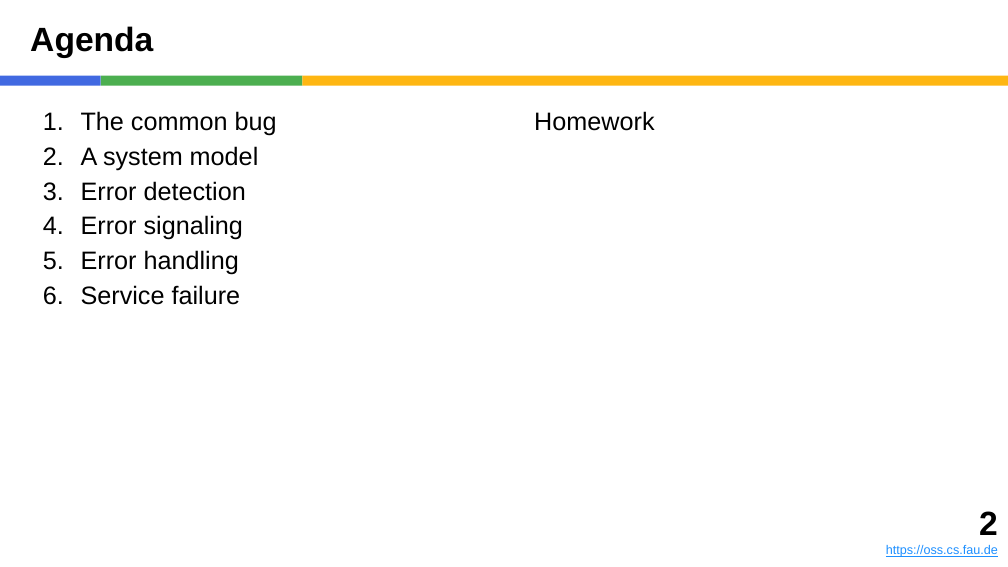
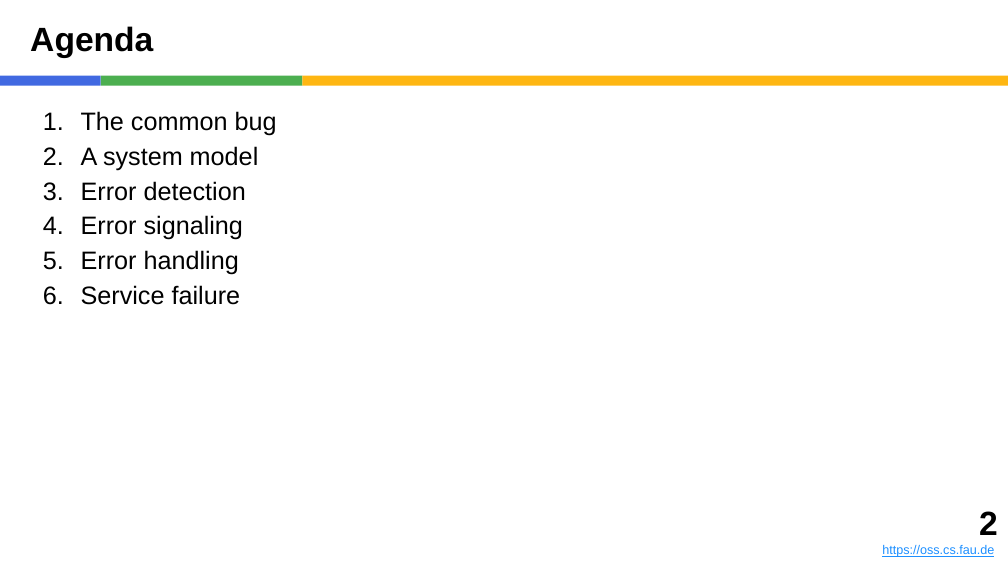
Before and after one commit to dirkriehle/adap-course, a slide deck: slide 2 of Lecture slides/ADAP B05 - Error and Exception Handling.pptx. Drawn at 1008x567 pixels with LibreOffice and Linux fonts; fonts in the diff are those of the drawing. Boxes give left, top, right and bottom in pixels: in the first picture for what was removed or moved away, otherwise in the second. Text is boxed around its words. In the diff, an @@ line names an element or a change of style, - is before the commit and + after.

```diff
--- a/Lecture slides/ADAP B05 - Error and Exception Handling.pptx
+++ b/Lecture slides/ADAP B05 - Error and Exception Handling.pptx
@@ text removed at (x1=534, y1=111, x2=654, y2=131) @@
-Homework
@@ text rewrapped from (x1=886, y1=511, x2=998, y2=557) to (x1=882, y1=511, x2=998, y2=557) @@
```
Also in this commit, not shown: 5 slides removed, 11 other files.
